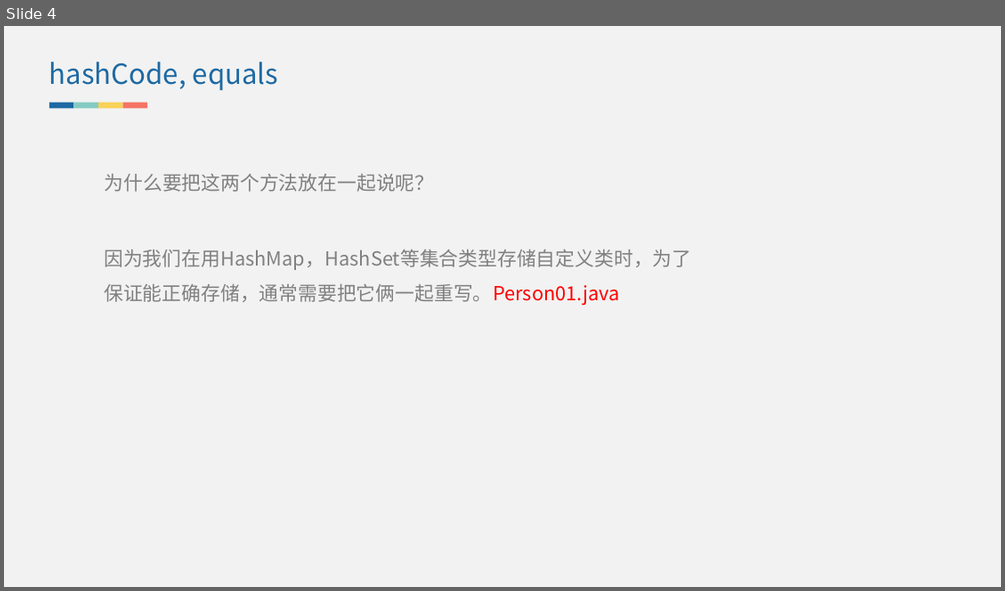
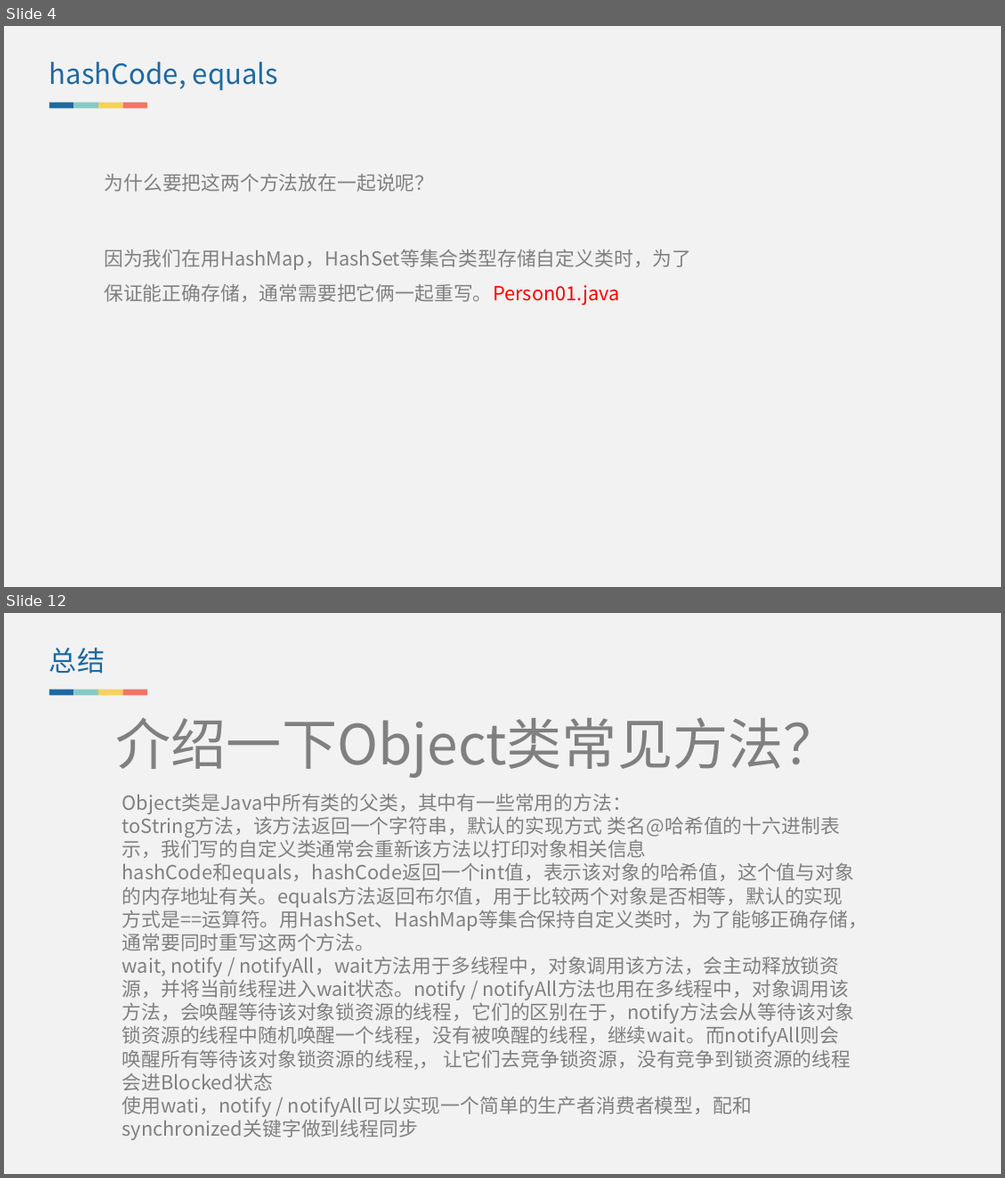
Before and after one commit to lvjiuluan/idea-projects, a slide deck: presentation/介绍一下 Object 常见方法？/介绍一下 Object 常见方法？.pptx. Shown one above the other, each under a label of ours: slide 4 before the commit, slides 4 and 12 after it; the slides between them are not shown. The pictures are 1005x591 and 1005x1178 pixels, drawn with LibreOffice and Linux fonts; fonts in the diff are those of the drawing. Boxes give left, top, right and bottom in pixels: in the first picture for what was removed or moved away, otherwise in the second. Text is boxed around its words. In the diff, an @@ line names an element or a change of style, - is before the commit and + after.

```diff
--- a/presentation/介绍一下 Object 常见方法？/介绍一下 Object 常见方法？.pptx
+++ b/presentation/介绍一下 Object 常见方法？/介绍一下 Object 常见方法？.pptx
@@ slide 12 added at <box>4,613,1001,1174</box>, background #F2F2F2 @@
@@ text added at <box>49,648,105,674</box>, 20 pt, text #1D69A3 @@
+总结
@@ group added at <box>50,690,147,696</box>: 4 rectangles @@
@@ text added at <box>116,717,839,778</box>, 40 pt, text #808080 @@
+介绍一下Object类常见方法？
@@ text added at <box>122,794,867,1140</box>, 14 pt, text #808080 @@
+Object类是Java中所有类的父类，其中有一些常用的方法：
+toString方法，该方法返回一个字符串，默认的实现方式 类名@哈希值的十六进制表示，我们写的自定义类通常会重新该方法以打印对象相关信息
+hashCode和equals，hashCode返回一个int值，表示该对象的哈希值，这个值与对象的内存地址有关。equals方法返回布尔值，用于比较两个对象是否相等，默认的实现方式是==运算符。用HashSet、HashMap等集合保持自定义类时，为了能够正确存储，通常要同时重写这两个方法。
+wait, notify / notifyAll，wait方法用于多线程中，对象调用该方法，会主动释放锁资源，并将当前线程进入wait状态。notify / notifyAll方法也用在多线程中，对象调用该方法，会唤醒等待该对象锁资源的线程，它们的区别在于，notify方法会从等待该对象锁资源的线程中随机唤醒一个线程，没有被唤醒的线程，继续wait。而notifyAll则会唤醒所有等待该对象锁资源的线程,， 让它们去竞争锁资源，没有竞争到锁资源的线程会进Blocked状态
+使用wati，notify / notifyAll可以实现一个简单的生产者消费者模型，配和synchronized关键字做到线程同步
```
Also in this commit, not shown: 1 slide changed, 6 other slides added, 5 other files.
